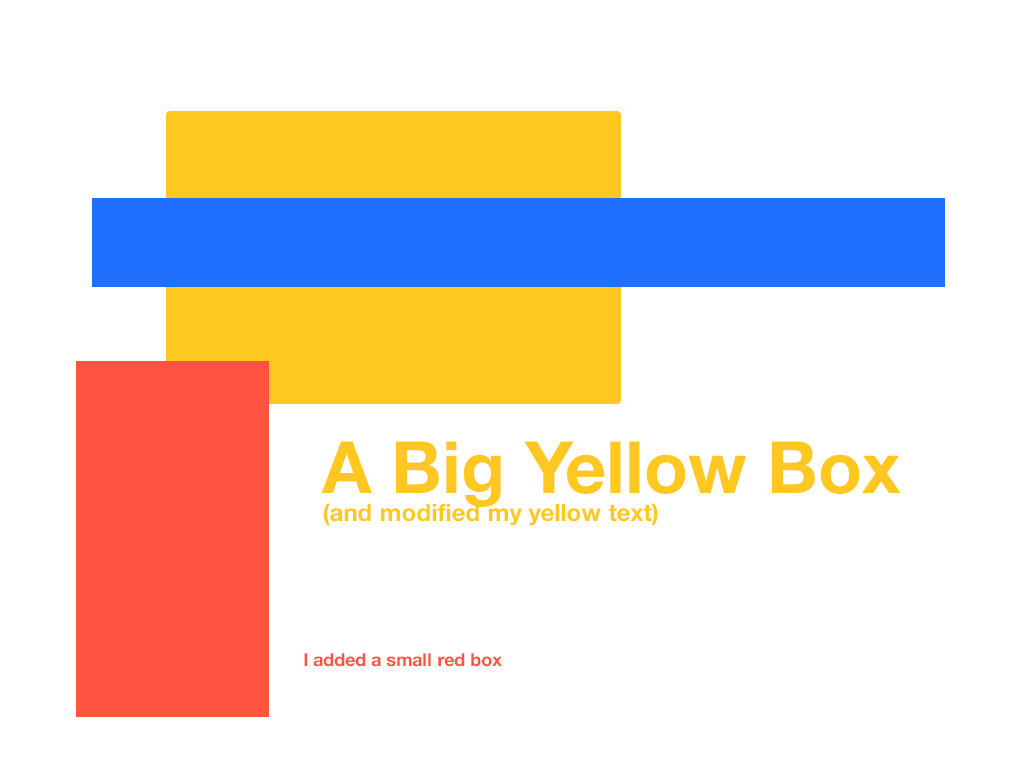
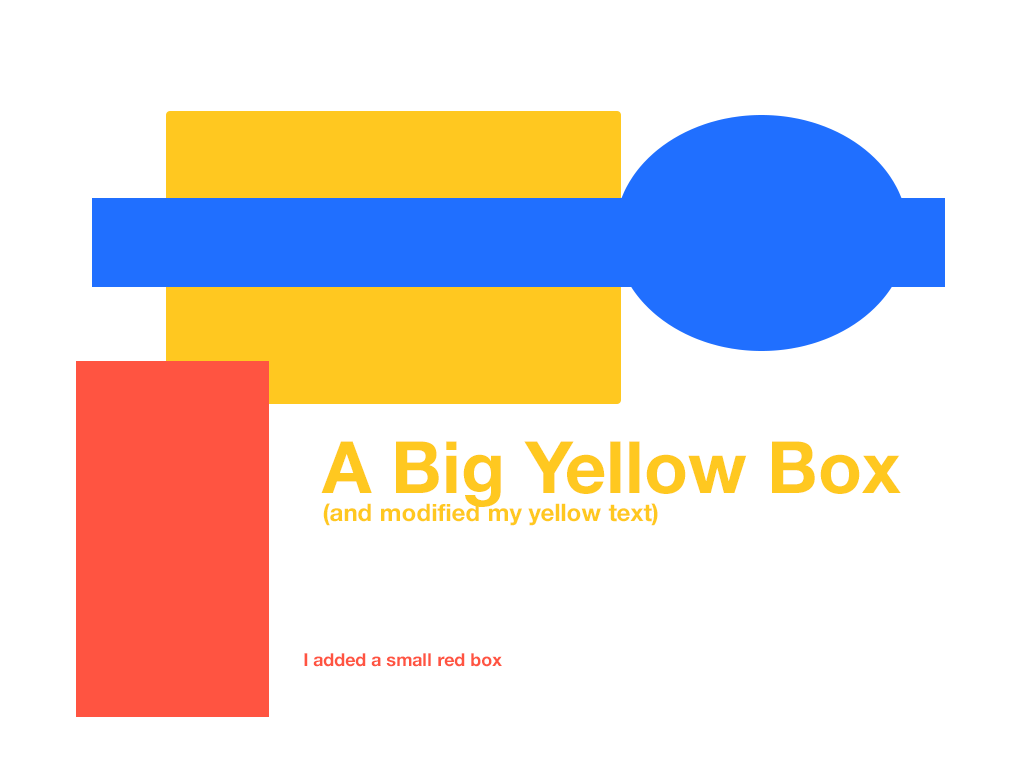
Two versions of the same layered image (1024x768). Layer-by-layer changes:
added layer "Ellipse 1" above "Rectangle 2" over (621, 115, 902, 351)
